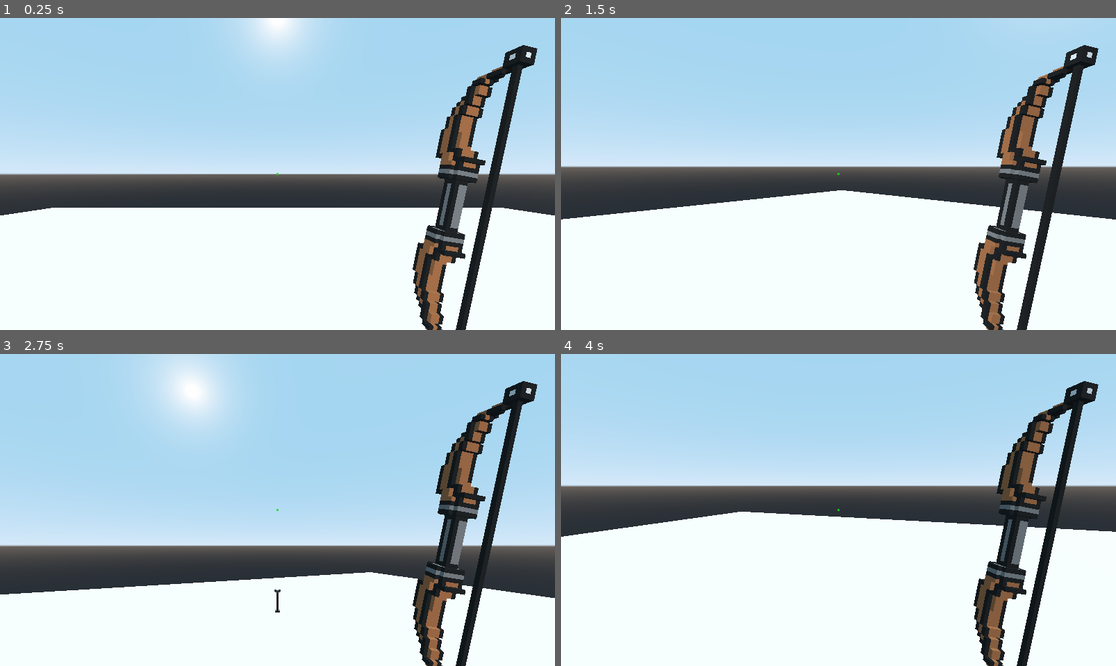
Above: before the commit, frames 1-4 (two rows, left to right).
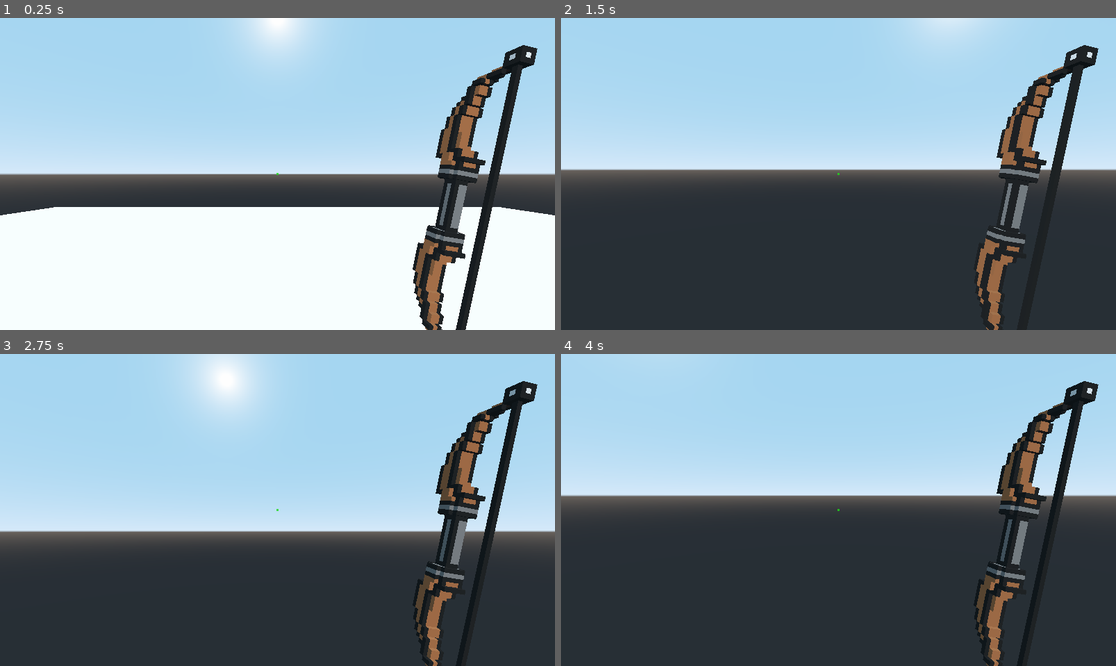
Above: after the commit, the same moments.

Repository: Wellbek/GamePhysicsSPP
Game: Godot game, scene res://Scenes/PrototypeScene.tscn
The game is run twice, just before and just after one commit, with the same random seed, the same clock (stepped at 60 frames per second) and the same inputs.
Inputs (mouse positions are in pixels of both pictures, inside the frame that each line leads up to):
- Up to frame 1 (0.25 s): no input
- Up to frame 2 (1.5 s): tap Enter at 0.5 s; move the mouse to (866, 174) at 0.52 s; hold W (walk_forward, bound only after the commit) from 0.53 s (still down); tap Ctrl (show_mouse) at 0.6 s; tap Space (jump, bound only after the commit) at 0.77, 0.8, 1.07, 1.35 s; move the mouse to (810, 174) at 1.27 s
- Up to frame 3 (2.75 s): keep holding W (walk_forward, bound only after the commit); tap Space (jump, bound only after the commit) at 1.52, 1.82, 2, 2.3 s; tap Ctrl (show_mouse) at 1.55 s; move the mouse to (288, 503) at 2.02 s; click (288, 503) at 2.1 s
- Up to frame 4 (4 s): keep holding W (walk_forward, bound only after the commit); move the mouse to (832, 516) at 2.77 s; tap Ctrl (show_mouse) at 2.85, 3.6 s; tap Space (jump, bound only after the commit) at 3.02, 3.32, 3.77, 3.8 s; tap Enter at 3.5 s; move the mouse to (877, 513) at 3.52 s

The runs differ from the first frame. In frame 1, 0.2% of the frame differs, in the area x 0-100%, y 60-64%; in frame 2, 39%; in frame 3, 34%; in frame 4, 48%, in the area x 0-100%, y 10-100%.

Commit message:
very basic player controller

Diff:
--- a/Final Game/Scenes/PrototypeScene.tscn
+++ b/Final Game/Scenes/PrototypeScene.tscn
@@ -7,23 +7,32 @@
 [sub_resource type="CapsuleShape" id=1]
 radius = 0.5
 
+[sub_resource type="CapsuleMesh" id=4]
+radius = 0.5
+
+[sub_resource type="SpatialMaterial" id=5]
+albedo_color = Color( 0, 0, 0, 1 )
+
 [sub_resource type="PlaneMesh" id=2]
 size = Vector2( 20, 20 )
 
-[sub_resource type="PlaneShape" id=3]
+[sub_resource type="BoxShape" id=6]
+extents = Vector3( 100, 1, 100 )
 
 [node name="Spatial" type="Spatial"]
 
-[node name="Player" type="Spatial" parent="."]
+[node name="Player" type="KinematicBody" parent="."]
 transform = Transform( 1, 0, 0, 0, 1, 0, 0, 0, 1, 0, 2, 0 )
 script = ExtResource( 1 )
 
-[node name="RigidBody" type="RigidBody" parent="Player"]
-transform = Transform( 1, 0, 0, 0, 1, 0, 0, 0, 1, 0, -1.00638, 0 )
+[node name="CollisionShape" type="CollisionShape" parent="Player"]
+transform = Transform( 1, 0, 0, 0, -1.62921e-07, -1, 0, 1, -1.62921e-07, 0, -1.00638, 0 )
+shape = SubResource( 1 )
 
-[node name="CollisionShape" type="CollisionShape" parent="Player/RigidBody"]
-transform = Transform( 1, 0, 0, 0, -1.62921e-07, -1, 0, 1, -1.62921e-07, 0, 0, 0 )
-shape = SubResource( 1 )
+[node name="MeshInstance" type="MeshInstance" parent="Player"]
+transform = Transform( 1, 0, 0, 0, -1.62921e-07, 1, 0, -1, -1.62921e-07, 0, -1.00638, 0 )
+mesh = SubResource( 4 )
+material/0 = SubResource( 5 )
 
 [node name="FirstPersonCamera" type="Camera" parent="Player"]
 transform = Transform( 1, 0, 0, 0, 1, 0, 0, 0, 1, 0, -0.5, 0 )
@@ -62,7 +71,8 @@
 material/0 = null
 
 [node name="CollisionShape" type="CollisionShape" parent="Ground"]
-shape = SubResource( 3 )
+transform = Transform( 1, 0, 0, 0, 1, 0, 0, 0, 1, 0, -1.01751, 0 )
+shape = SubResource( 6 )
 
 [node name="DirectionalLight" type="DirectionalLight" parent="."]
 transform = Transform( 1, 0, 0, 0, 0.828256, 0.56035, 0, -0.56035, 0.828256, 0, 6.92696, 4.87195 )
--- a/Final Game/Scripts/Player/Movement.gd
+++ b/Final Game/Scripts/Player/Movement.gd
@@ -1,32 +1,44 @@
-extends Spatial
+extends KinematicBody
 
+export var movement_speed = 10.0
+export var jump_strength = 10.0
+export var gravity = -.2
 export var mouse_sens = 5.0
 var clickVec = Vector2(0,0)
-
-var pending_rotation = false
+var velocity = Vector3(0,0,0)
 
 func _ready():
 	Input.set_mouse_mode(Input.MOUSE_MODE_CAPTURED) #locks mouse to the center of screen
-	Input.set_use_accumulated_input(false) #makes Input events emit as often as possible => smoother rotation
+	#Input.set_use_accumulated_input(false) #makes Input events emit as often as possible => smoother rotation
 
 func _input(event):
 	if event is InputEventMouseMotion:
-		clickVec = event.relative/10 # with InputEventMouseMotion.relative we get the amount the mouse moved in the last frame
-		pending_rotation = true
+		clickVec = event.relative*0.001 # with InputEventMouseMotion.relative we get the amount the mouse moved in the last frame
+		rotate_object_local(Vector3(0,1,0),mouse_sens * -clickVec.x)
+		get_node("FirstPersonCamera").rotate_object_local(Vector3(1,0,0),mouse_sens * -clickVec.y)
+		transform = transform.orthonormalized()
 
 
 func _physics_process(delta):
-	# This isnt possible anymore because it would override the MOUSE_MODE_CAPTURED
-	#if Input.is_action_just_pressed("show_mouse"):
-	#	if Input.get_mouse_mode() == Input.MOUSE_MODE_HIDDEN:
-	#		Input.set_mouse_mode(Input.MOUSE_MODE_VISIBLE)
-	#	else: Input.set_mouse_mode(Input.MOUSE_MODE_HIDDEN)
 
-	# Mouse Rotation:
-	if pending_rotation:
-		rotate_object_local(Vector3(0,1,0),mouse_sens * delta * -clickVec.x)
-		get_node("FirstPersonCamera").rotate_object_local(Vector3(1,0,0),mouse_sens * delta * -clickVec.y)
-		pending_rotation = false
+	velocity.y += gravity
+	if Input.is_action_just_pressed("jump") && is_on_floor():
+		velocity.y = jump_strength
+
+	velocity = move_and_slide(velocity, Vector3(0,1,0))
+
+	var change = Vector3(0,0,0)
+	if Input.is_action_pressed("walk_left"):
+		change.x -= 1
+	if Input.is_action_pressed("walk_right"):
+		change.x += 1
+	if Input.is_action_pressed("walk_forward"):
+		change.z -= 1
+	if Input.is_action_pressed("walk_back"):
+		change.z += 1
+
+	change = change.normalized()
+	translate_object_local(change*delta*movement_speed)
 
 	# limit camera rotation along x (so we can only look up/down a certain amount)
 	var myRot = get_node("FirstPersonCamera").get_rotation()
--- a/Final Game/project.godot
+++ b/Final Game/project.godot
@@ -36,6 +36,31 @@
 "events": [ Object(InputEventMouseButton,"resource_local_to_scene":false,"resource_name":"","device":0,"alt":false,"shi …(212 unchanged characters)…
  ]
 }
+walk_forward={
+"deadzone": 0.5,
+"events": [ Object(InputEventKey,"resource_local_to_scene":false,"resource_name":"","device":0,"alt":false,"shift":false,"control":false,"meta":false,"command":false,"pressed":false,"scancode":87,"unicode":0,"echo":false,"script":null)
+ ]
+}
+walk_back={
+"deadzone": 0.5,
+"events": [ Object(InputEventKey,"resource_local_to_scene":false,"resource_name":"","device":0,"alt":false,"shift":false,"control":false,"meta":false,"command":false,"pressed":false,"scancode":83,"unicode":0,"echo":false,"script":null)
+ ]
+}
+walk_left={
+"deadzone": 0.5,
+"events": [ Object(InputEventKey,"resource_local_to_scene":false,"resource_name":"","device":0,"alt":false,"shift":false,"control":false,"meta":false,"command":false,"pressed":false,"scancode":65,"unicode":0,"echo":false,"script":null)
+ ]
+}
+walk_right={
+"deadzone": 0.5,
+"events": [ Object(InputEventKey,"resource_local_to_scene":false,"resource_name":"","device":0,"alt":false,"shift":false,"control":false,"meta":false,"command":false,"pressed":false,"scancode":68,"unicode":0,"echo":false,"script":null)
+ ]
+}
+jump={
+"deadzone": 0.5,
+"events": [ Object(InputEventKey,"resource_local_to_scene":false,"resource_name":"","device":0,"alt":false,"shift":false,"control":false,"meta":false,"command":false,"pressed":false,"scancode":32,"unicode":0,"echo":false,"script":null)
+ ]
+}
 
 [rendering]
 
Not shown: 1 places in Final Game/Scenes/PrototypeScene.tscn that only renumber resources
